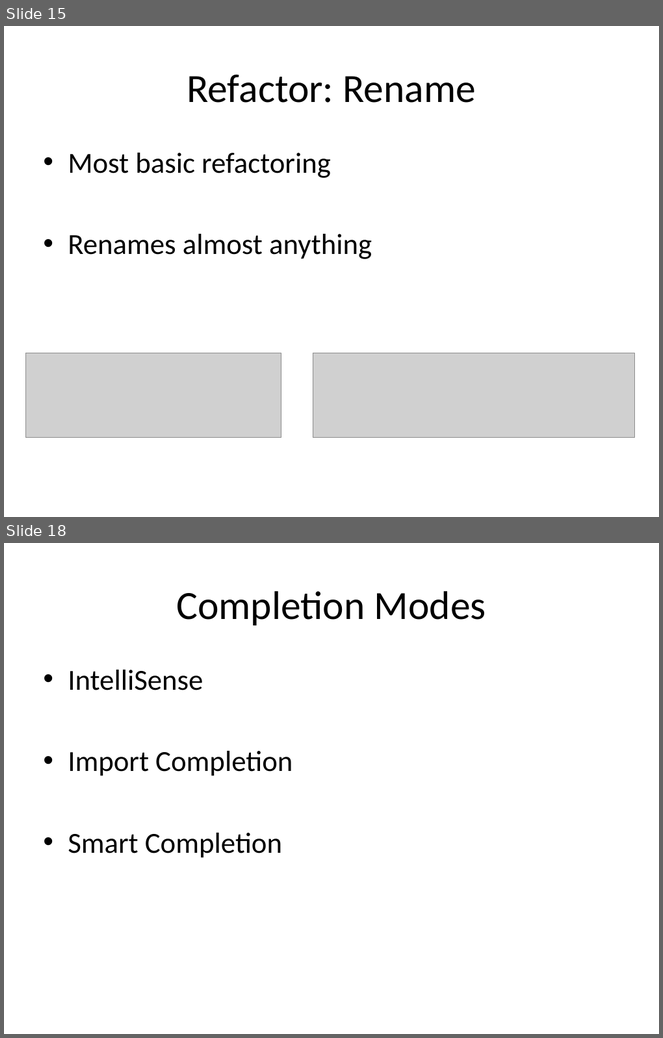
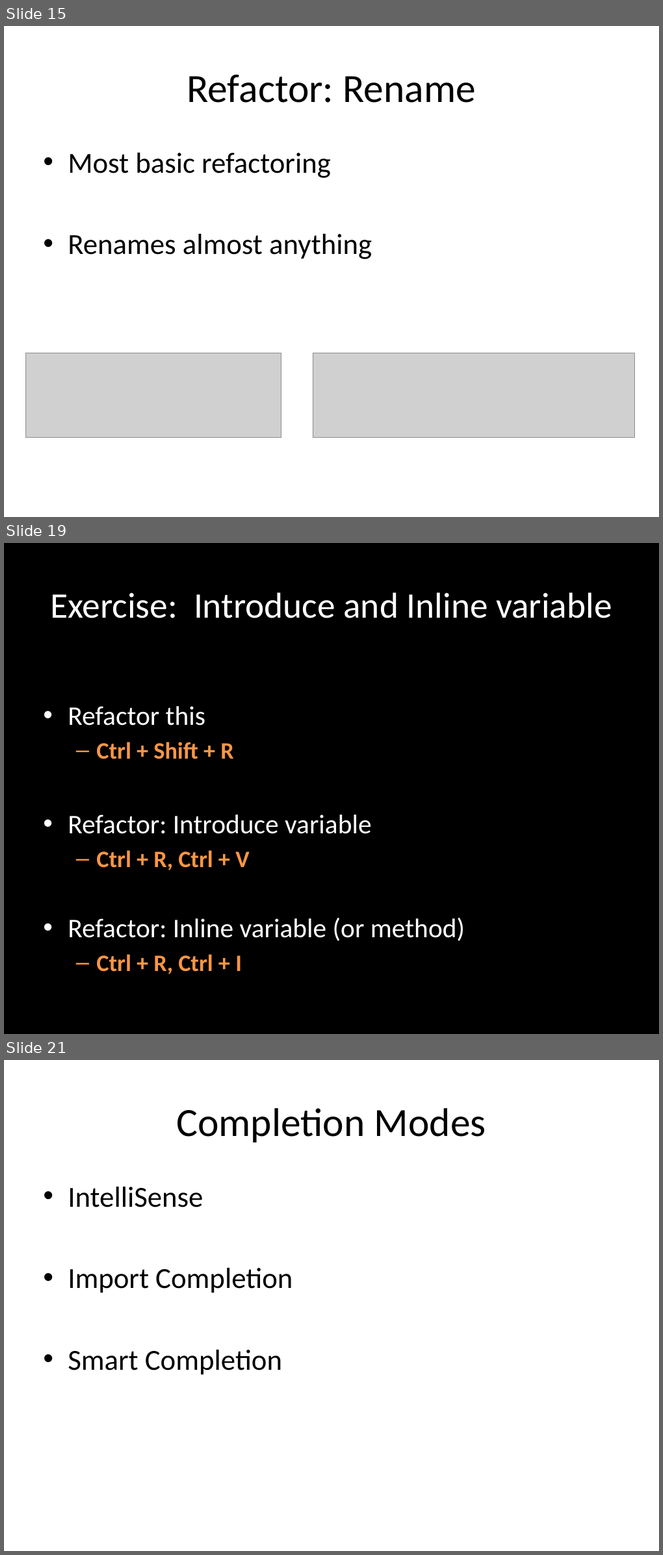
Before and after one commit to rasmuskl/ReSharperCourse, a slide deck: Presentations/2 - Exercises - ReSharper Course.pptx. Shown one above the other, each under a label of ours: slides 15 and 18 before the commit, slides 15, 19 and 21 after it; the slides between them are not shown. The pictures are 663x1038 and 663x1555 pixels, drawn with LibreOffice and Linux fonts; fonts in the diff are those of the drawing; grey boxes stand for pictures. Boxes give left, top, right and bottom in pixels: in the first picture for what was removed or moved away, otherwise in the second. Text is boxed around its words. In the diff, an @@ line names an element or a change of style, - is before the commit and + after.

Commit message:
Finished inline / introduce and split introduce from import completion.

```diff
--- a/Presentations/2 - Exercises - ReSharper Course.pptx
+++ b/Presentations/2 - Exercises - ReSharper Course.pptx
@@ slide 19 added at (4, 543, 659, 1034), background #000000 @@
@@ title added at (50, 592, 612, 618), 39.6 pt, text #FFFFFF @@
+Exercise: Introduce and Inline variable
@@ text added at (68, 706, 465, 975), 29.6 pt, text #FFFFFF @@
+• Refactor this
+  – Ctrl + Shift + R
+• Refactor: Introduce variable
+  – Ctrl + R, Ctrl + V
+• Refactor: Inline variable (or method)
+  – Ctrl + R, Ctrl + I
@@ what was slide 18 is now slide 21 @@
```
Also in this commit, not shown: 2 slides changed, 2 other slides added, 7 other files.
